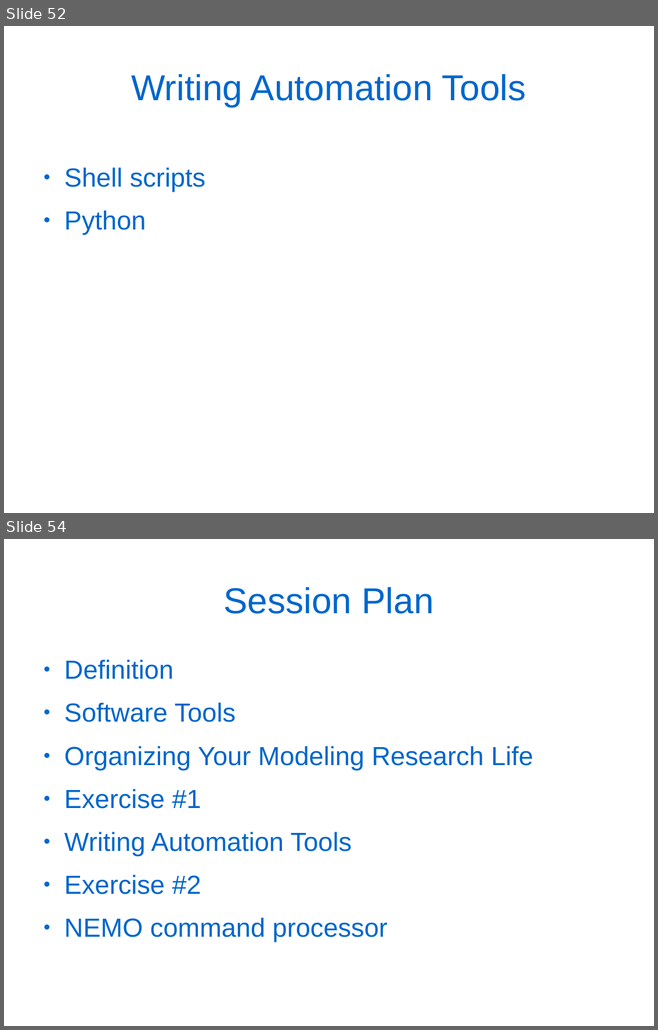
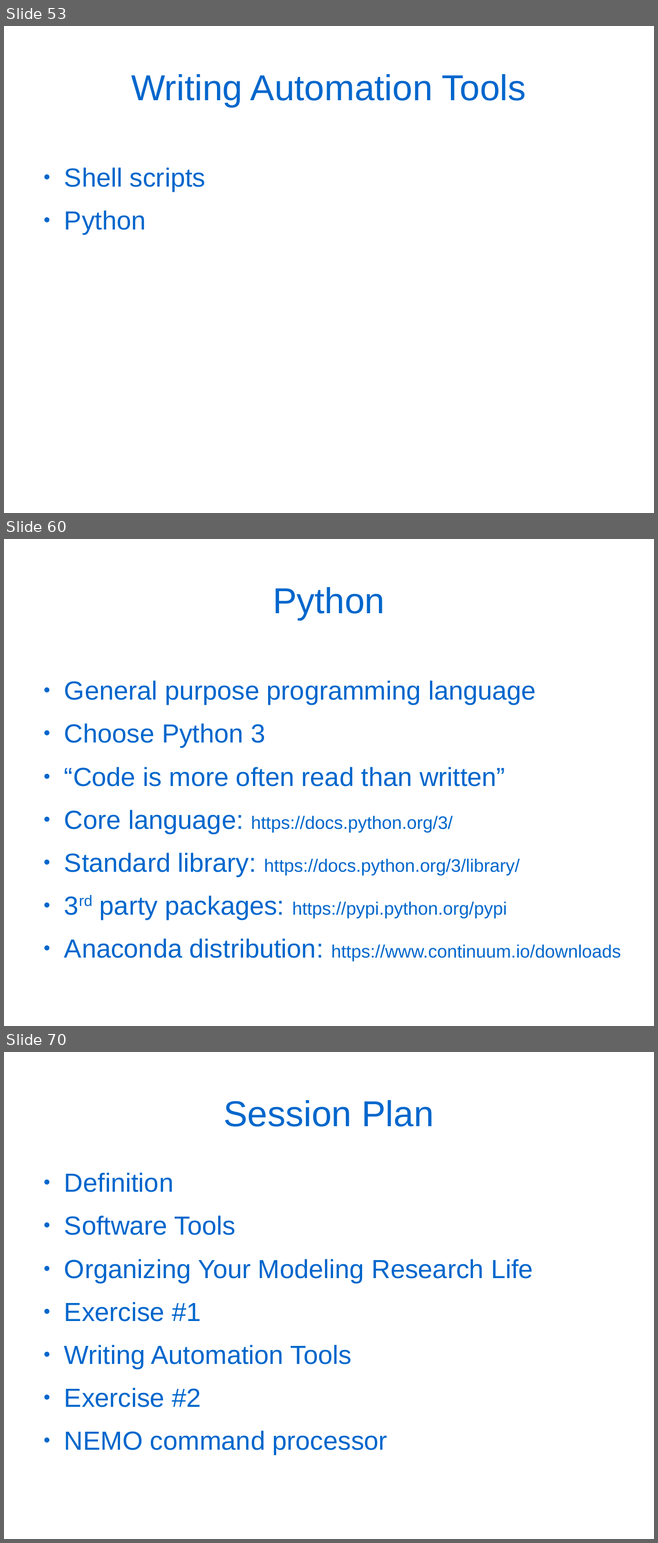
Before and after one commit to douglatornell/UQAR-Winter-School, a slide deck: slides.odp. Shown one above the other, each under a label of ours: slides 52 and 54 before the commit, slides 53, 60 and 70 after it; the slides between them are not shown. The pictures are 658x1030 and 658x1543 pixels, drawn with LibreOffice and Linux fonts; fonts in the diff are those of the drawing. Boxes give left, top, right and bottom in pixels: in the first picture for what was removed or moved away, otherwise in the second. Text is boxed around its words. In the diff, an @@ line names an element or a change of style, - is before the commit and + after.

Commit message:
Add notebook re: brief intro to code automation in Python.

```diff
--- a/slides.odp
+++ b/slides.odp
@@ slide 60 added at bbox=[4, 539, 654, 1026], background #FFFFFF @@
@@ title added at bbox=[273, 587, 384, 620], 44 pt, text #0066CC @@
+Python
@@ text added at bbox=[64, 681, 621, 962], 32 pt, text #0066CC @@
+● General purpose programming language
+● Choose Python 3
+● “Code is more often read than written”
+● Core language: https://docs.python.org/3/
+● Standard library: https://docs.python.org/3/library/
+● 3rd party packages: https://pypi.python.org/pypi
+● Anaconda distribution: https://www.continuum.io/downloads
@@ what was slide 52 is now slide 53 @@
@@ what was slide 54 is now slide 70 @@
```
Also in this commit, not shown: 6 slides changed, 24 other slides added, 9 slides removed, 2 other files.
